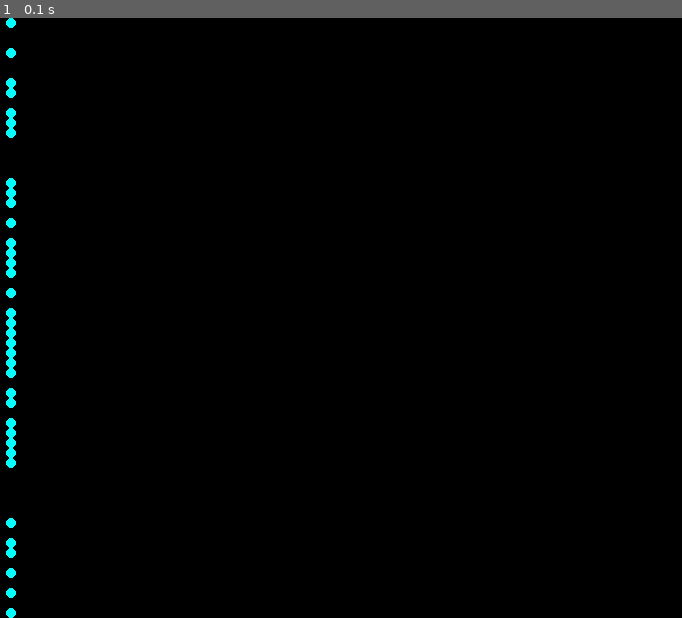
Above: before the commit, frame 1.
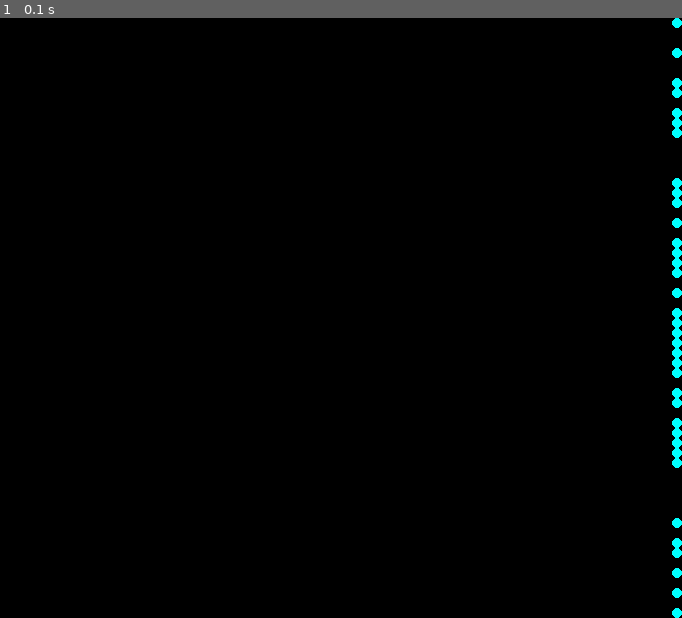
Above: after the commit, the same moment.

Repository: DeVitoC/ConwaysGameOfLifeInPygame
Game: pygame game, started from PygameCGOL/GameOfLife.py
The game is run twice, just before and just after one commit, with the same random seed, the same clock (stepped at 60 frames per second) and the same inputs.
Inputs:
- Up to frame 1 (0.1 s): no input

The runs differ from the first frame. In frame 1, 1.3% of the frame differs, in the area x 0-100%, y 0-100%.

Commit message:
Found minor typo in draw_board method and fixed it. Game board is still not populating correctly. Continuing to debug.

Diff:
--- a/PygameCGOL/GameOfLife.py
+++ b/PygameCGOL/GameOfLife.py
@@ -39,7 +39,12 @@
 					color = self.alive_color
 				else:
 					color = self.dead_color
-				pygame.draw.circle(self.screen, color, (col +  self.cell_size * (self.cell_size//2), row * self.cell_size + (self.cell_size//2)), self.cell_size//2, 0)
+				pygame.draw.circle(self.screen,
+				                   color,
+				                   (col *  self.cell_size + (self.cell_size//2),
+				                    row * self.cell_size + (self.cell_size//2)),
+				                   self.cell_size//2,
+				                   0)
 		pygame.display.flip()
 
 	######################
@@ -83,8 +88,9 @@
 
 	def run(self):
 		while True:
-			# needs to recognize a command to quit and when the app window is closed
+			# needs to handle events
 			self.handle_events()
+			# handles pause condition while still listening to events
 			if self.is_paused:
 				continue
 			self.draw_board()
